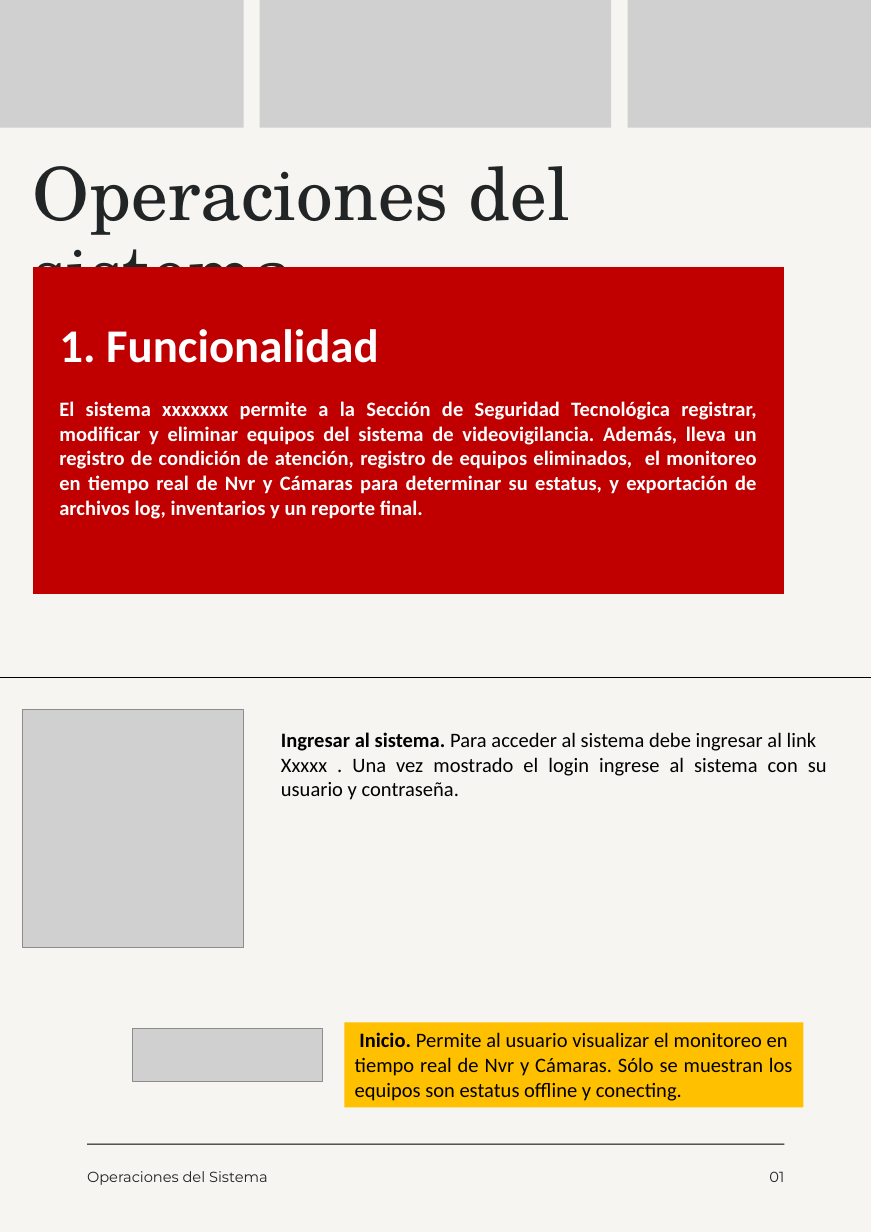
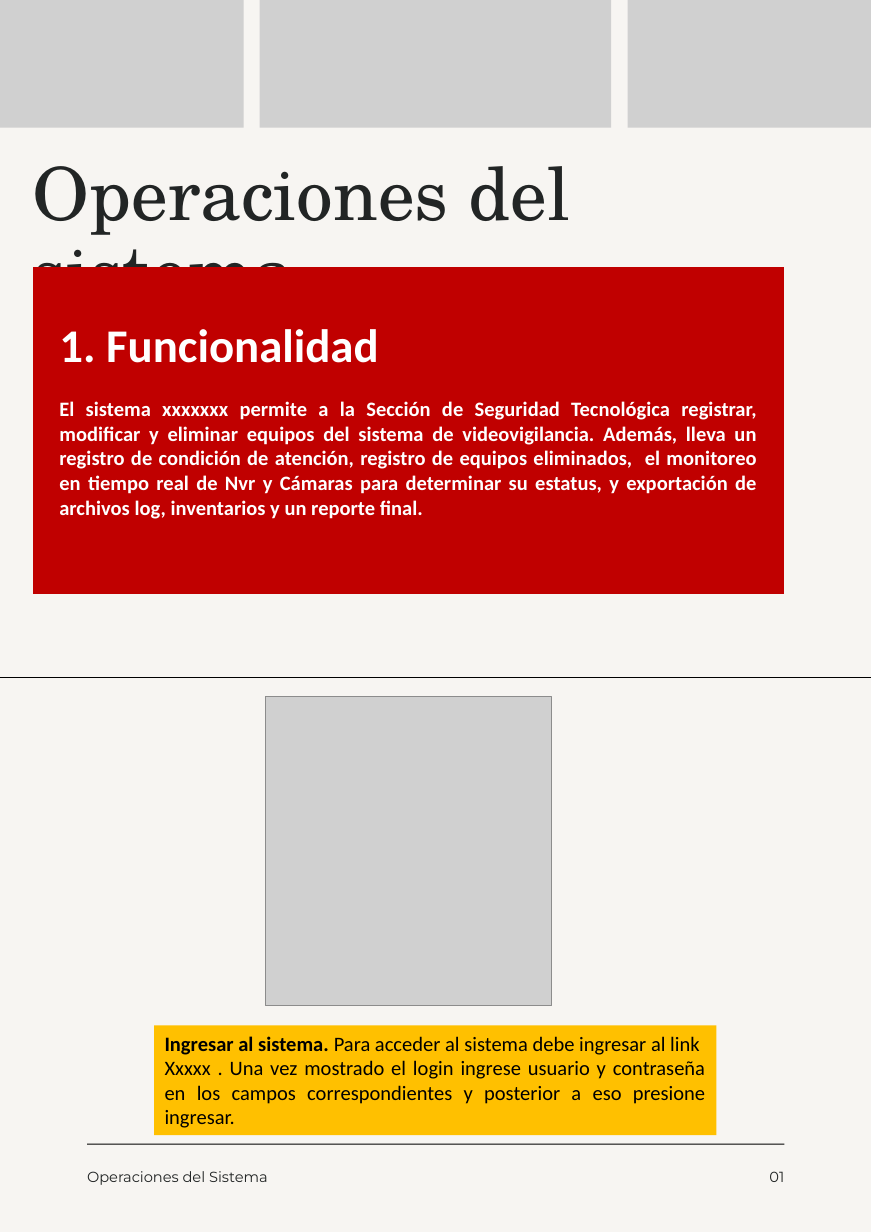
Before and after one commit to moreno-manuel/Pasantia-CVG-FMO, a slide deck: slide 5 of public/files/Documento A4 manual guía de estilos manual identidad visual minimalista rojo.pptx. Drawn at 871x1232 pixels with LibreOffice and Linux fonts; fonts in the diff are those of the drawing; grey boxes stand for pictures. Boxes give left, top, right and bottom in pixels: in the first picture for what was removed or moved away, otherwise in the second. Text is boxed around its words. In the diff, an @@ line names an element or a change of style, - is before the commit and + after.

```diff
--- a/public/files/Documento A4 manual guía de estilos manual identidad visual minimalista rojo.pptx
+++ b/public/files/Documento A4 manual guía de estilos manual identidad visual minimalista rojo.pptx
@@ picture: place and size @@
-picture at [23,710,245,948]
+picture at [266,698,553,1007]
@@ picture removed at [133,1029,323,1082] @@
@@ rectangle "Ingresar al sistema. Para acceder ...": place and size @@
-rectangle "Ingresar al sistema. Para acceder ..." at [281,732,827,800]
+rectangle "Ingresar al sistema. Para acceder ..." at [154,1026,716,1136]
@@ rectangle "Ingresar al sistema. Para acceder ..." at [154,1026,716,1136]: fill none to #FFC000 @@
@@ rectangle removed at [345,1023,805,1108] @@
-Inicio. Permite al usuario visualizar el monitoreo en tiempo real de Nvr y Cámaras. Sólo se muestran los equipos son estatus offline y conecting.
@@ text in rectangle at [165,1060,705,1128]: text changed @@
-Xxxxx . Una vez mostrado el login ingrese al sistema con su usuario y contraseña.
+Xxxxx . Una vez mostrado el login ingrese usuario y contraseña en los campos correspondientes y posterior a eso presione ingresar.
```
Also in this commit, not shown: 10 other slides changed, 4 slides added, 7 other files.
